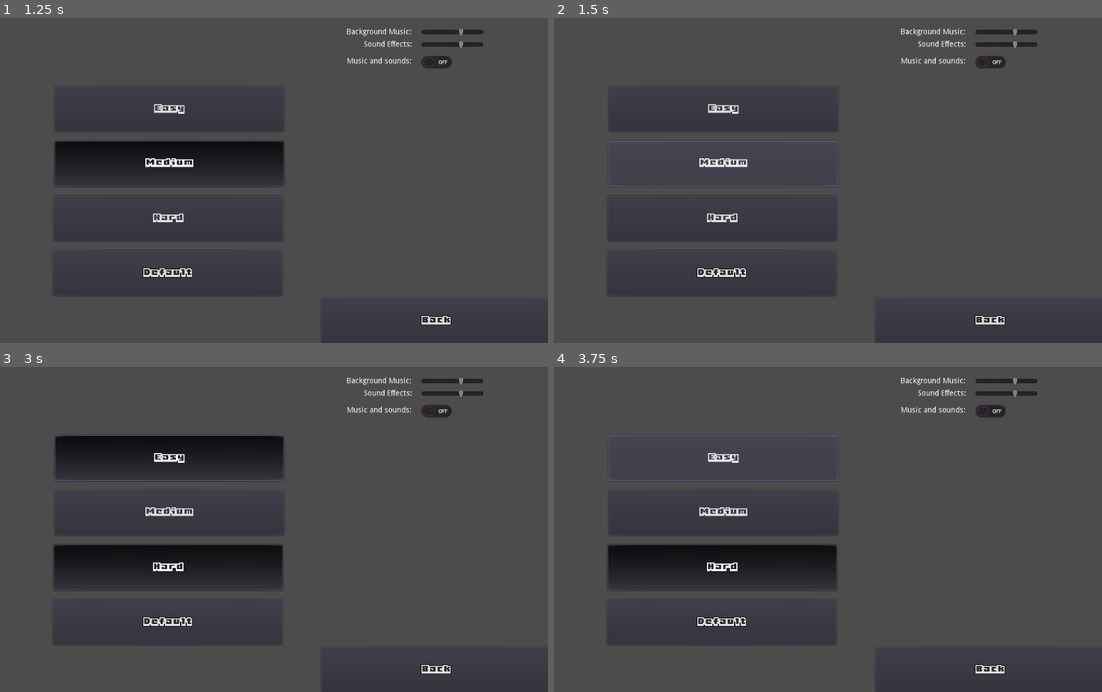
Above: before the commit, frames 1-4 (two rows, left to right).
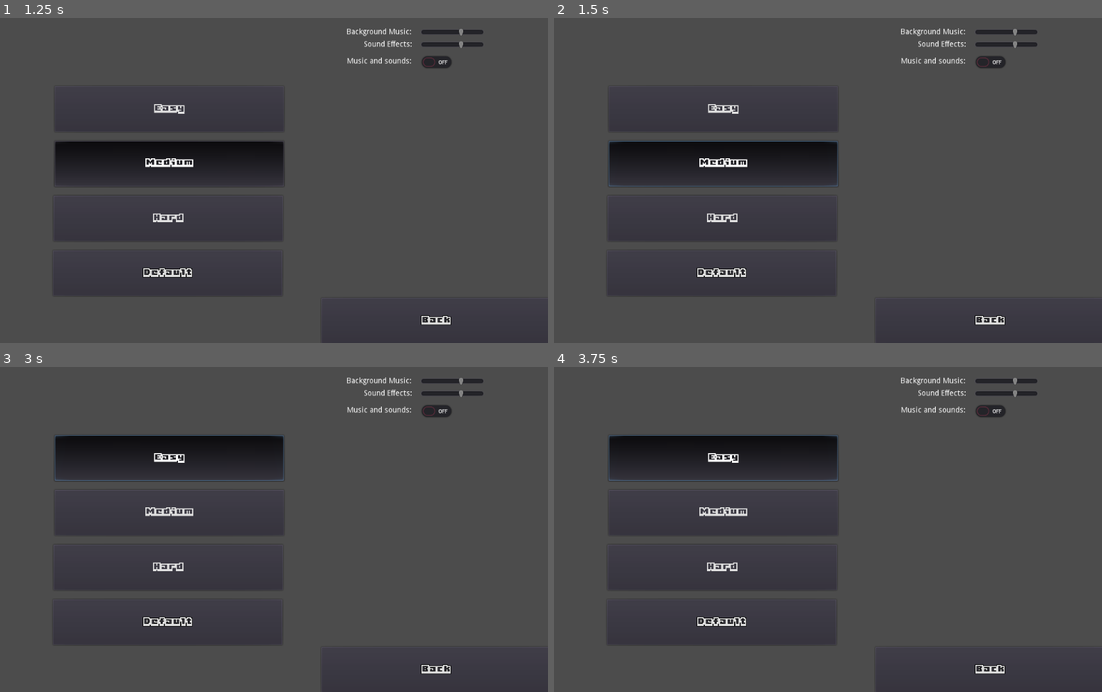
Above: after the commit, the same moments.

Repository: wvffle/finish-the-project
Game: Godot game, scene res://src/scenes/Game.tscn
Two runs of this game, one before a commit and one after it. Both use one fixed random seed, a clock stepped at 60 frames per second and the inputs below.
Inputs:
- Up to frame 1 (1.25 s): click "Settings" at 0.5 s
- Up to frame 2 (1.5 s): click "Medium" at 1.25 s
- Up to frame 3 (3 s): click "Hard" at 2 s; click "Easy" at 2.75 s
- Up to frame 4 (3.75 s): click "Easy" at 3.5 s

Frame 1 is identical in both runs. In frame 2, 4.5% of the frame differs, in the area x 10-52%, y 38-50%; in frame 3, 3.5%; in frame 4, 8.1%, in the area x 9-52%, y 21-64%.

Commit message:
fix: set pressed to false when changing the level

Diff:
--- a/src/scripts/ui/buttons/easyButton.gd
+++ b/src/scripts/ui/buttons/easyButton.gd
@@ -6,8 +6,12 @@
 
 
 func _on_easyButton_pressed():
+	if global.difficulty != 0:
+		get_parent().find_node("mediumButton").set_pressed_no_signal(false)
+		get_parent().find_node("hardButton").set_pressed_no_signal(false)
+
 	global.difficulty = 0
-
+	set_pressed_no_signal(true)
 
 func _on_easyButton_mouse_entered():
 	sounds.button_hover()
--- a/src/scripts/ui/buttons/hardButton.gd
+++ b/src/scripts/ui/buttons/hardButton.gd
@@ -6,7 +6,12 @@
 
 
 func _on_hardButton_pressed():
+	if global.difficulty != 2:
+		get_parent().find_node("mediumButton").set_pressed_no_signal(false)
+		get_parent().find_node("easyButton").set_pressed_no_signal(false)
+
 	global.difficulty = 2
+	set_pressed_no_signal(true)
 
 
 func _on_hardButton_mouse_entered():
--- a/src/scripts/ui/buttons/mediumButton.gd
+++ b/src/scripts/ui/buttons/mediumButton.gd
@@ -6,7 +6,12 @@
 
 
 func _on_mediumButton_pressed():
+	if global.difficulty != 1:
+		get_parent().find_node("easyButton").set_pressed_no_signal(false)
+		get_parent().find_node("hardButton").set_pressed_no_signal(false)
+
 	global.difficulty = 1
+	set_pressed_no_signal(true)
 
 
 func _on_mediumButton_mouse_entered():
